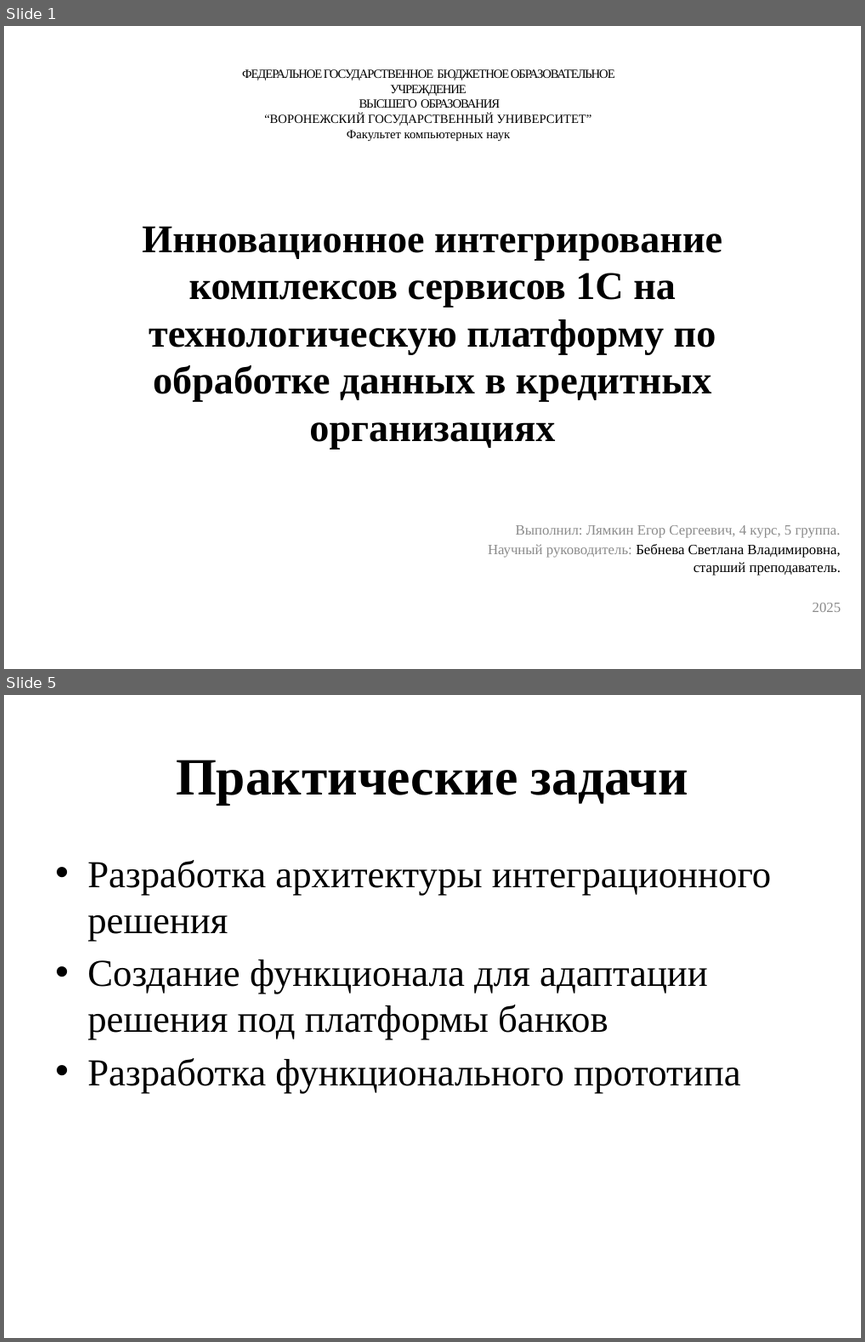
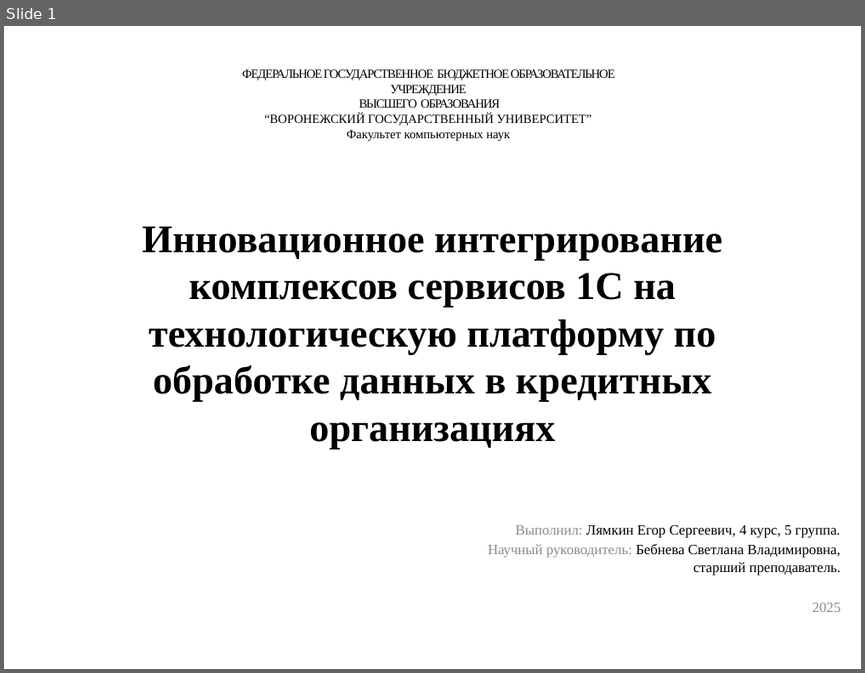
Before and after one commit to 4Bul04kka/diploma, a slide deck: дипломная работа/Лямкин презентация.pptx. Shown one above the other, each under a label of ours: slides 1 and 5 before the commit, slide 1 after it; the slides between them are not shown. The pictures are 865x1342 and 865x673 pixels, drawn with LibreOffice and Linux fonts; fonts in the diff are those of the drawing. Boxes give left, top, right and bottom in pixels: in the first picture for what was removed or moved away, otherwise in the second. Text is boxed around its words. In the diff, an @@ line names an element or a change of style, - is before the commit and + after.

```diff
--- a/дипломная работа/Лямкин презентация.pptx
+++ b/дипломная работа/Лямкин презентация.pptx
@@ slide 5 removed at (x1=4, y1=695, x2=861, y2=1338), background #FFFFFF @@
@@ title removed at (x1=176, y1=760, x2=688, y2=805) @@
-Практические задачи
@@ text removed at (x1=87, y1=860, x2=771, y2=1093) @@
-• Разработка архитектуры интеграционного решения
-• Создание функционала для адаптации решения под платформы банков
-• Разработка функционального прототипа
@@ slide 1 changed as well @@
@@ subtitle at (x1=516, y1=525, x2=840, y2=538): text colour #8C8C8C to #000000 in "Лямкин Егор Сергеевич, 4 курс, 5 группа." @@
```
Also in this commit, not shown: 8 slides added, 6 other slides removed, 19 other files.
